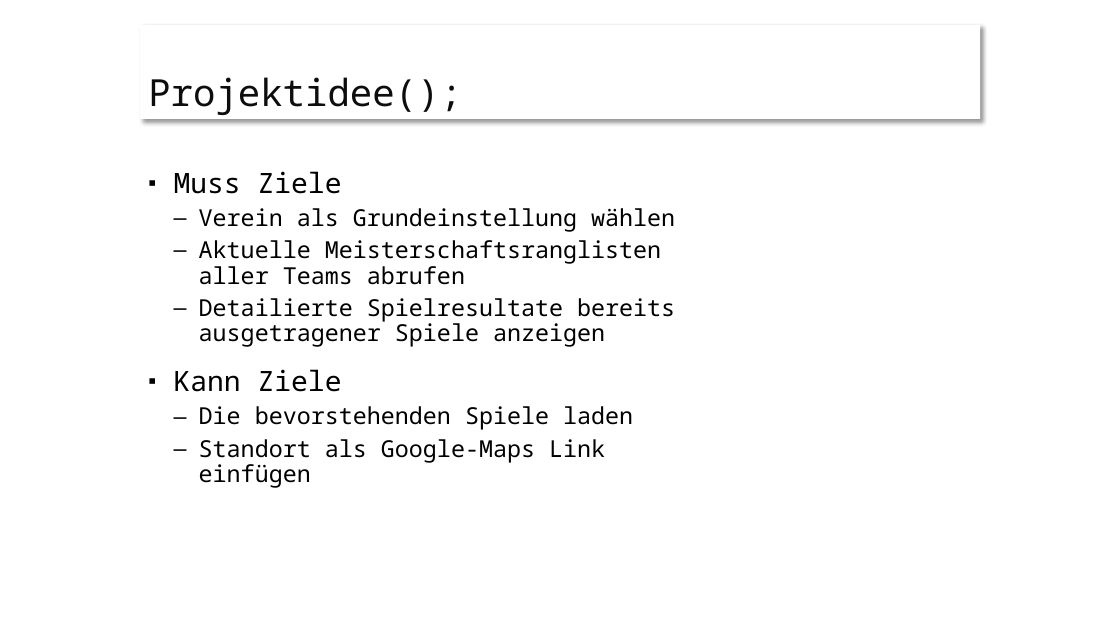
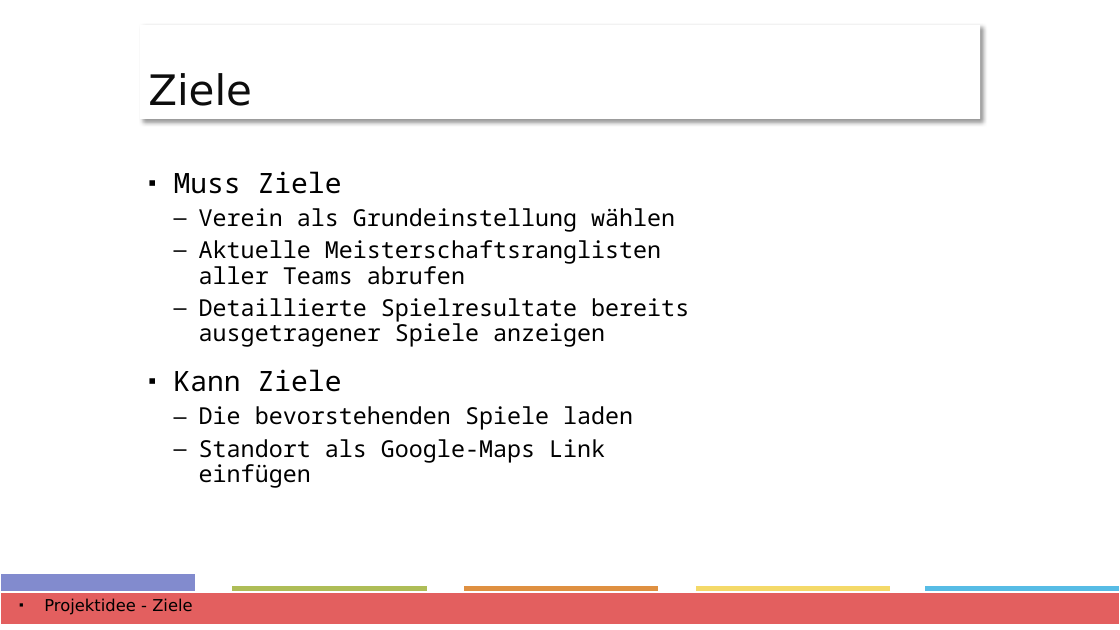
Before and after one commit to ffhsAndroidDenisTobias/androidProject, a slide deck: slide 4 of docs/Präsentation/Project-Presentation.pptx. Drawn at 1120x630 pixels with LibreOffice and Linux fonts; fonts in the diff are those of the drawing. Boxes give left, top, right and bottom in pixels: in the first picture for what was removed or moved away, otherwise in the second. Text is boxed around its words. In the diff, an @@ line names an element or a change of style, - is before the commit and + after.

```diff
--- a/docs/Präsentation/Project-Presentation.pptx
+++ b/docs/Präsentation/Project-Presentation.pptx
@@ title at (148, 73, 252, 106): text changed; size 32 to 36 pt; font Noto Sans Mono to DejaVu Sans @@
-Projektidee();
+Ziele
@@ text at (199, 298, 689, 347): text changed @@
-  – Detailierte Spielresultate bereits ausgetragener Spiele anzeigen
+  – Detaillierte Spielresultate bereits ausgetragener Spiele anzeigen
@@ rectangle added at (0, 573, 196, 618), fill #828BCE, outline #FFFFFF 1.5 pt @@
@@ rectangle added at (0, 592, 1120, 625), fill #E35F5F, outline #FFFFFF 1.5 pt @@
@@ text added at (44, 598, 192, 615), 14 pt, text #000000 @@
+▪ Projektidee - Ziele
@@ rectangle added at (232, 586, 428, 618), fill #AEBD57, outline #FFFFFF 1.5 pt @@
@@ rectangle added at (463, 586, 659, 618), fill #DF9041, outline #FFFFFF 1.5 pt @@
@@ rectangle added at (695, 586, 891, 618), fill #F4D968, outline #FFFFFF 1.5 pt @@
@@ rectangle added at (924, 586, 1120, 618), fill #57BCE5, outline #FFFFFF 1.5 pt @@
```
Also in this commit, not shown: 12 other slides changed, 4 slides added.
